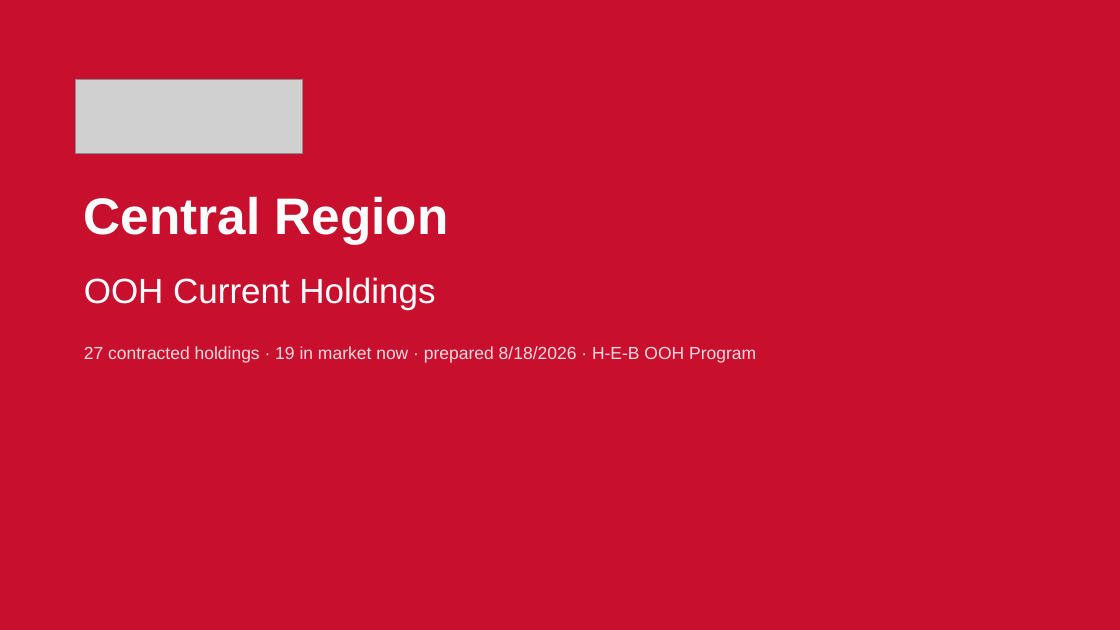
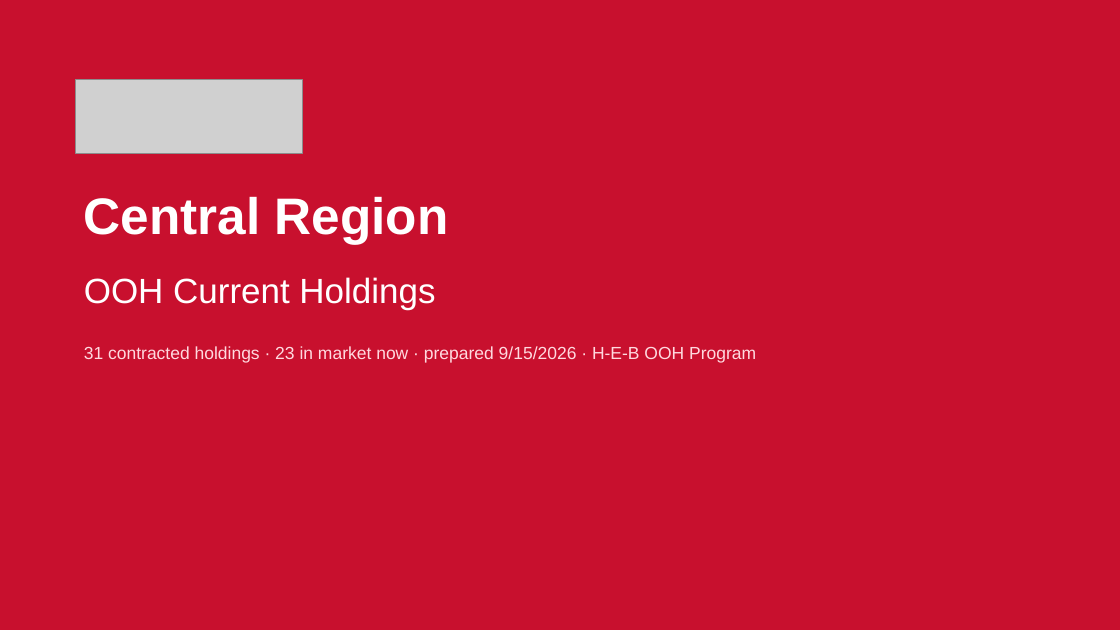
Before and after one commit to willbailes1-glitch/heb-ooh-reviews, a slide deck: slide 1 of region/Central-holdings-deck.pptx. Drawn at 1120x630 pixels with LibreOffice and Linux fonts; fonts in the diff are those of the drawing; grey boxes stand for pictures. Boxes give left, top, right and bottom in pixels: in the first picture for what was removed or moved away, otherwise in the second. Text is boxed around its words. In the diff, an @@ line names an element or a change of style, - is before the commit and + after.

```diff
--- a/region/Central-holdings-deck.pptx
+++ b/region/Central-holdings-deck.pptx
@@ text at [84,346,756,363]: text changed @@
-27 contracted holdings · 19 in market now · prepared 8/18/2026 · H-E-B OOH Program
+31 contracted holdings · 23 in market now · prepared 9/15/2026 · H-E-B OOH Program
```
Also in this commit, not shown: 28 other slides changed, 4 slides added.
